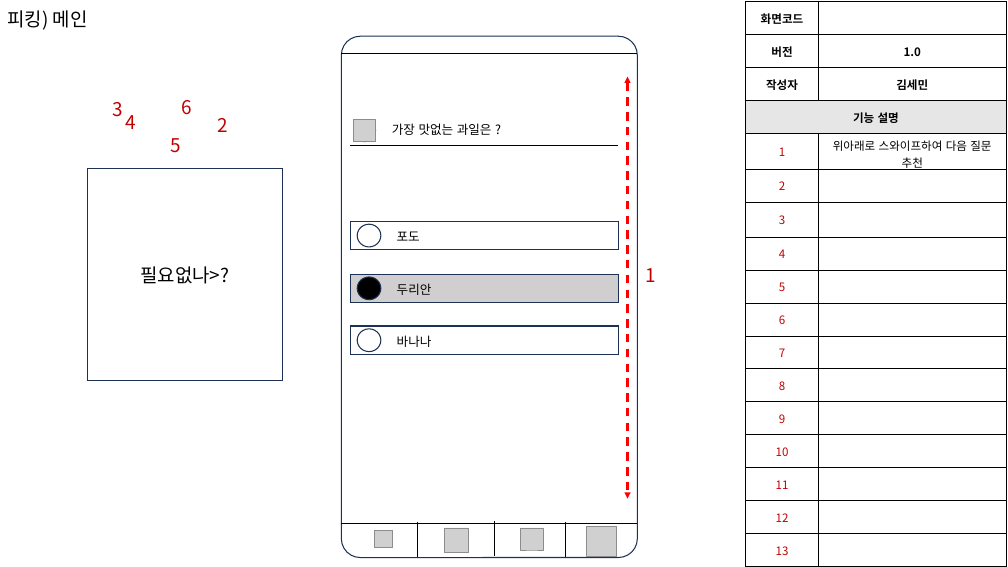
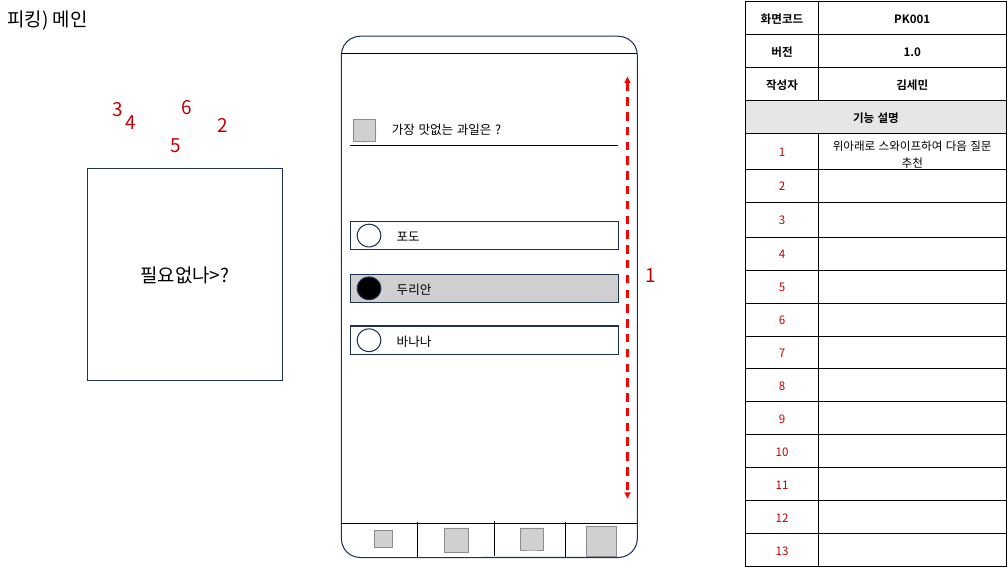
Before and after one commit to H-EH7/picker, a slide deck: slide 11 of 1. Documents/설계/골라말아 화면설계서_v1.0.pptm (slide 8 before the commit). Drawn at 1008x567 pixels with LibreOffice and Linux fonts; fonts in the diff are those of the drawing; grey boxes stand for pictures. Boxes give left, top, right and bottom in pixels: in the first picture for what was removed or moved away, otherwise in the second. Text is boxed around its words. In the diff, an @@ line names an element or a change of style, - is before the commit and + after.

```diff
--- a/1. Documents/설계/골라말아 화면설계서_v1.0.pptm
+++ b/1. Documents/설계/골라말아 화면설계서_v1.0.pptm
@@ table at box(746, 2, 1006, 567) @@
-row 1, column 2: 
+row 1, column 2: PK001
```
Also in this commit, not shown: 6 other slides changed, 3 slides added, 1 slide removed, 2 other files.
